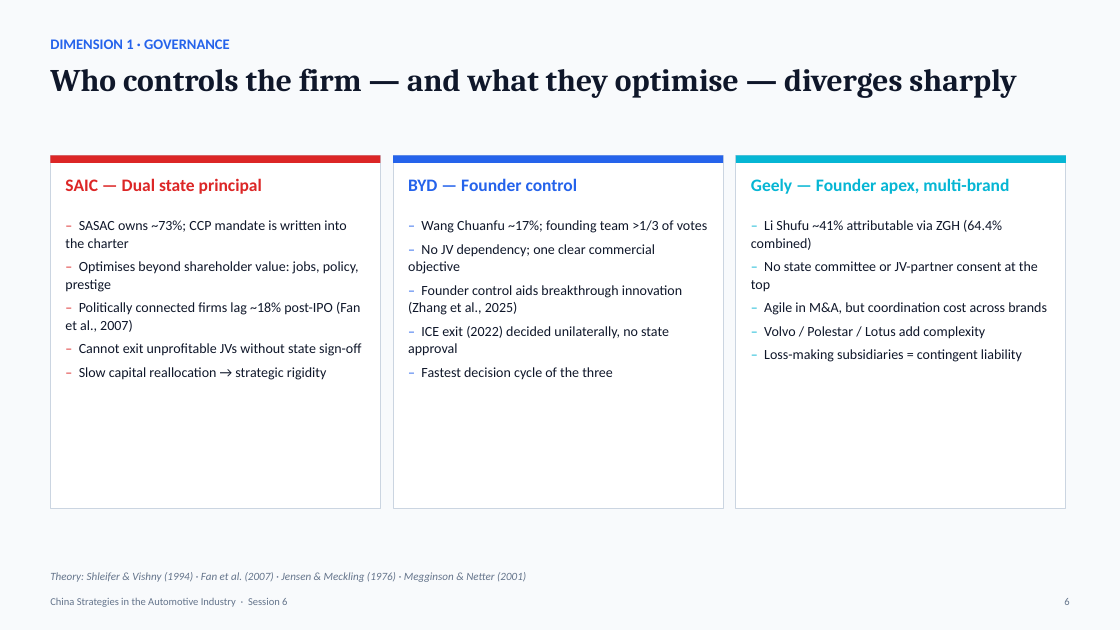
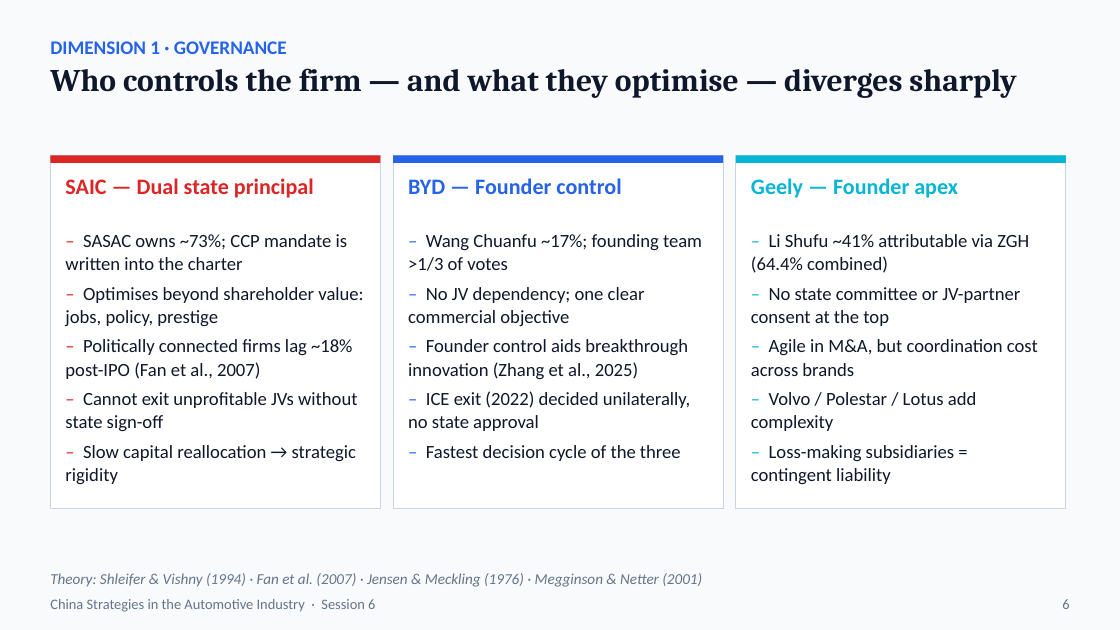
Before and after one commit to mickeymousehacker/CHINA-seminar-paper, a slide deck: slide 6 of research/presentation/china-strategies-julia.pptx. Drawn at 1120x630 pixels with LibreOffice and Linux fonts; fonts in the diff are those of the drawing. Boxes give left, top, right and bottom in pixels: in the first picture for what was removed or moved away, otherwise in the second. Text is boxed around its words. In the diff, an @@ line names an element or a change of style, - is before the commit and + after.

```diff
--- a/research/presentation/china-strategies-julia.pptx
+++ b/research/presentation/china-strategies-julia.pptx
@@ text "DIMENSION 1 · GOVERNANCE" at (50, 41, 287, 54): size 12.5 to 16.5 pt @@
@@ text "SAIC — Dual state principal" at (65, 178, 314, 198): size 15 to 18.9 pt; line spacing 1 to 0.98 @@
@@ text "BYD — Founder control" at (408, 178, 621, 194): size 15 to 18.9 pt; line spacing 1 to 0.98 @@
@@ text at (751, 178, 958, 198): text changed; size 15 to 18.9 pt @@
-Geely — Founder apex, multi-brand
+Geely — Founder apex
@@ text "– SASAC owns ~73%; CCP ...": place and size @@
-text "– SASAC owns ~73%; CCP ..." at (65, 220, 361, 380)
+text "– SASAC owns ~73%; CCP ..." at (65, 234, 363, 484)
@@ text "– Wang Chuanfu ~17%; founding ...": place and size @@
-text "– Wang Chuanfu ~17%; founding ..." at (408, 220, 708, 379)
+text "– Wang Chuanfu ~17%; founding ..." at (408, 234, 702, 461)
@@ size 12 to 15.9 pt in 3 elements at (65, 234, 363, 484), (408, 234, 702, 461), (751, 234, 1038, 484) @@
@@ text "– Li Shufu ~41% attributable ...": place and size @@
-text "– Li Shufu ~41% attributable ..." at (751, 220, 1047, 362)
+text "– Li Shufu ~41% attributable ..." at (751, 234, 1038, 484)
@@ text "Theory: Shleifer & Vishny (1994) ..." at (50, 573, 702, 587): size 9.5 to 13 pt @@
@@ text "China Strategies in the Automotive ..." at (50, 599, 375, 612): size 9 to 12.4 pt @@
@@ text "6" at (1062, 599, 1069, 609): size 9 to 12.4 pt @@
```
Also in this commit, not shown: 19 other slides changed, 1 other file.
